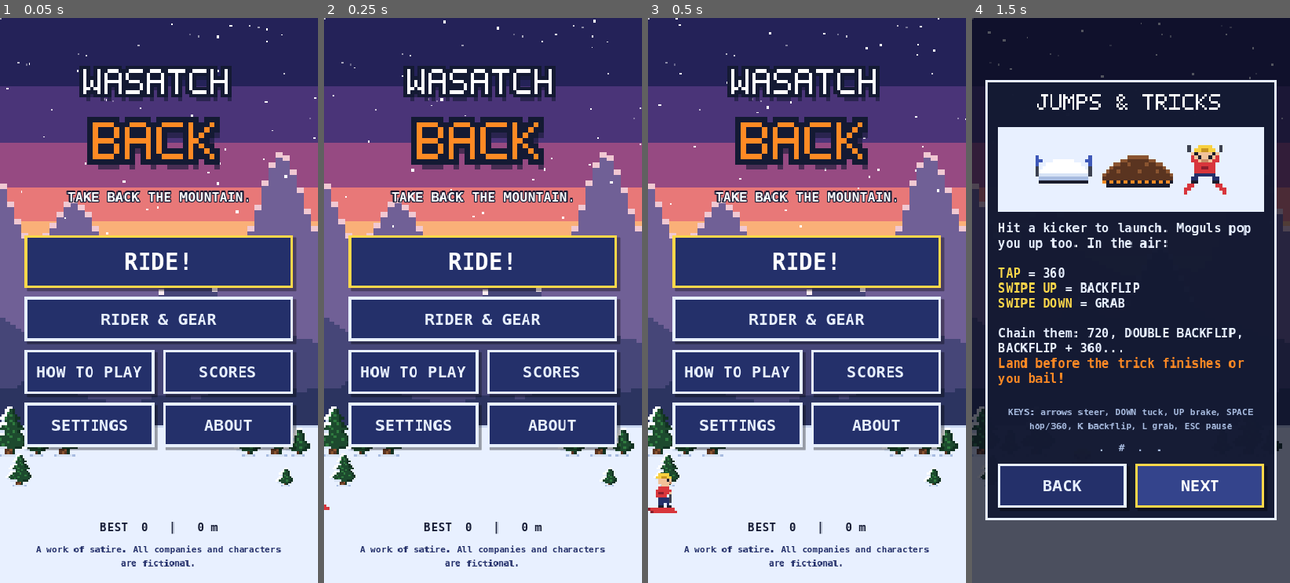
Above: before the commit, frames 1-4 (left to right).
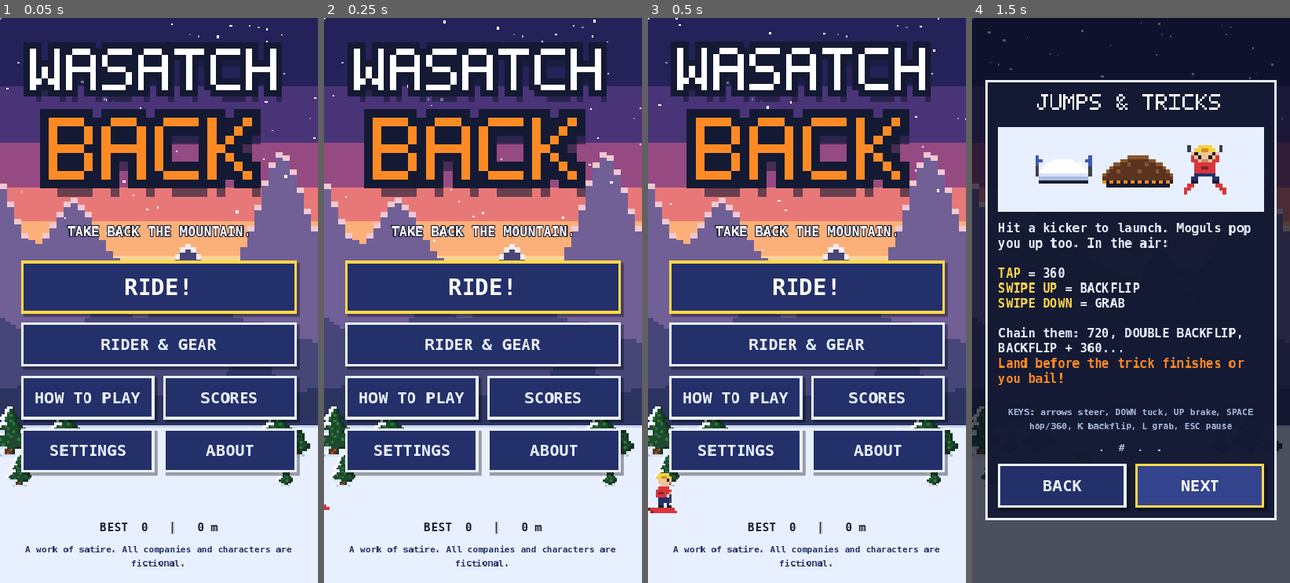
Above: after the commit, the same moments.

Repository: wditzig/Wasatch-back
Game: Godot game, scene res://scenes/main_menu.tscn
The game is run twice, just before and just after one commit, with the same random seed, the same clock (stepped at 60 frames per second) and the same inputs.
Inputs (mouse positions are in pixels of both pictures, inside the frame that each line leads up to):
- Up to frame 1 (0.05 s): no input
- Up to frame 2 (0.25 s): no input
- Up to frame 3 (0.5 s): no input
- Up to frame 4 (1.5 s): tap Enter (ui_accept) at 0.5 s; move the mouse to (1200, 272) at 0.52 s; hold Right (steer_right) 0.53-1.25 s; tap Tab at 0.6 s; click (1200, 272) at 0.67 s; tap Space (jump) at 0.77 s; tap Backspace at 0.8 s; click "NEXT" at 1.25 s

The runs differ from the first frame. In frame 1, 38% of the frame differs, in the area x 6-95%, y 4-98%; in frame 2, 38%; in frame 3, 39%; in frame 4, nothing differs.

Commit message:
Bigger title logo; arcade initials entry for top-10 scores
- Title logo roughly 1.6x larger with a gentle pulse
- Top-10 runs open a TOP 10! screen: three letter slots with big
  up/down arrows (works on phones without the on-screen keyboard),
  typing / arrow keys / Enter on desktop. Remembers your last initials.
- Space/R can't skip the entry screen by accident
- High scores show initials in an aligned table

Co-Authored-By: Claude Opus 5.5 <noreply@anthropic.com>
Claude-Session: https://claude.ai/code/session_018PNNhvsfnGstMzLtBVFDx1

Diff:
--- a/scripts/autoload/art.gd
+++ b/scripts/autoload/art.gd
@@ -157,6 +157,8 @@
 		"speckle": return _speckle()
 		"pixel": return _pixel()
 		"shadow_soft": return _shadow_soft()
+		"arrow_up": return _arrow(true)
+		"arrow_down": return _arrow(false)
 		"ground_detail": return _ground_detail()
 		"d_treads": return _treads()
 		"d_corduroy": return _corduroy()
@@ -396,6 +398,13 @@
 	return img
 
 # ---------------------------------------------------------------- environment
+func _arrow(up: bool) -> Image:
+	var img := _img(11, 6)
+	for y in 6:
+		var row := y if up else 5 - y
+		_r(img, 5 - row, y, row * 2 + 1, 1, "W")
+	return img
+
 func _shadow_soft() -> Image:
 	# Soft elliptical contact shadow; sun from the upper-left.
 	var img := _img(32, 8)
--- a/scripts/autoload/game_state.gd
+++ b/scripts/autoload/game_state.gd
@@ -23,6 +23,7 @@
 var total_tokens := 0
 var runs := 0
 var seen_tutorial := false
+var last_initials := "AAA"
 
 var _shot_dir := ""
 var _shot_every := 2.0
@@ -81,6 +82,7 @@
 	total_tokens = cf.get_value("profile", "total_tokens", 0)
 	runs = cf.get_value("profile", "runs", 0)
 	seen_tutorial = cf.get_value("profile", "seen_tutorial", false)
+	last_initials = cf.get_value("profile", "last_initials", "AAA")
 	high_scores = cf.get_value("scores", "list", [])
 	var s: Dictionary = cf.get_value("settings", "values", {})
 	for k in s.keys():
@@ -99,6 +101,7 @@
 	cf.set_value("profile", "total_tokens", total_tokens)
 	cf.set_value("profile", "runs", runs)
 	cf.set_value("profile", "seen_tutorial", seen_tutorial)
+	cf.set_value("profile", "last_initials", last_initials)
 	cf.set_value("scores", "list", high_scores)
 	cf.set_value("settings", "values", settings)
 	cf.save(SAVE_PATH)
@@ -148,6 +151,7 @@
 		"rider": rider,
 		"cause": cause,
 		"phase": phase,
+		"initials": last_initials,
 		"date": Time.get_date_string_from_system(),
 	}
 	high_scores.append(entry)
@@ -162,7 +166,16 @@
 		if not before[o["id"]] and is_unlocked(o["id"]):
 			unlocked.append(o["name"])
 	save_game()
-	return {"rank": rank, "new_best": new_best, "unlocked": unlocked}
+	return {"rank": rank, "new_best": new_best, "unlocked": unlocked, "entry": entry if rank >= 0 else {}}
+
+## Stores initials on a high-score entry (and remembers them for next time).
+func set_initials(entry: Dictionary, initials: String) -> void:
+	initials = initials.strip_edges().to_upper().substr(0, 3)
+	if initials == "":
+		initials = "???"
+	entry["initials"] = initials
+	last_initials = initials
+	save_game()
 
 func vibrate(ms: int) -> void:
 	if settings.get("haptics", true) and (OS.has_feature("android") or OS.has_feature("ios") or OS.has_feature("web_android")):
--- a/scripts/game/game.gd
+++ b/scripts/game/game.gd
@@ -267,6 +267,8 @@
 			_set_paused(not get_tree().paused)
 		return
 	if state == State.OVER:
+		if hud.is_entering_initials():
+			return
 		if event.is_action_pressed("restart") or event.is_action_pressed("jump") or event.is_action_pressed("ui_accept"):
 			_restart()
 		return
--- a/scripts/ui/hud.gd
+++ b/scripts/ui/hud.gd
@@ -173,6 +173,10 @@
 	combo_bar.position = combo_bar_bg.position
 
 func _process(delta: float) -> void:
+	if _entering and _slot < _slot_letters.size():
+		_blink += delta
+		for i in _slot_letters.size():
+			_slot_letters[i].modulate.a = (0.45 + 0.55 * absf(cos(_blink * 4.0))) if i == _slot else 1.0
 	_layout()
 	ticker_l.position.x -= 48.0 * delta
 	if ticker_l.position.x < -ticker_l.size.x:
@@ -288,10 +292,158 @@
 	over_ov = UI.overlay(root, 320)
 	over_ov["root"].visible = false
 
+const CHARSET := "ABCDEFGHIJKLMNOPQRSTUVWXYZ0123456789-!"
+var _entering := false
+var _initials: Array = ["A", "A", "A"]
+var _slot := 0
+var _slot_boxes: Array = []
+var _slot_letters: Array = []
+var _blink := 0.0
+var _initials_done: Callable
+
+func is_entering_initials() -> bool:
+	return _entering
+
 func show_game_over(title: String, cause: String, score: int, meters: float, tokens: int, rec: Dictionary, best: int, share_data: Dictionary = {}) -> void:
+	var results := func(): _show_results(title, cause, score, meters, tokens, rec, best, share_data)
+	if int(rec.get("rank", -1)) >= 0 and not rec.get("entry", {}).is_empty():
+		_show_initials(rec, score, results)
+	else:
+		results.call()
+
+func _clear_over() -> VBoxContainer:
 	var vb: VBoxContainer = over_ov["box"]
 	for c in vb.get_children():
+		vb.remove_child(c)
 		c.queue_free()
+	return vb
+
+func _pop_panel() -> void:
+	over_ov["root"].visible = true
+	over_ov["panel"].scale = Vector2(0.8, 0.8)
+	over_ov["panel"].pivot_offset = over_ov["panel"].size * 0.5
+	var tw := create_tween()
+	tw.tween_property(over_ov["panel"], "scale", Vector2.ONE, 0.25).set_trans(Tween.TRANS_BACK).set_ease(Tween.EASE_OUT)
+
+# ---------------------------------------------------------------- initials
+func _show_initials(rec: Dictionary, score: int, done: Callable) -> void:
+	_entering = true
+	_initials_done = func():
+		_entering = false
+		Game.set_initials(rec["entry"], "".join(_initials))
+		Sfx.play("combo")
+		done.call()
+	var start: String = Game.last_initials.to_upper()
+	for i in 3:
+		var c := start[i] if i < start.length() else "A"
+		_initials[i] = c if CHARSET.contains(c) else "A"
+	_slot = 0
+	var vb := _clear_over()
+	vb.add_child(UI.pixel_text("TOP 10!", 4.0, UI.GOLD))
+	vb.add_child(UI.label("HIGH SCORE #%d   -   %s" % [int(rec["rank"]) + 1, _fmt(score)], 15, Color.WHITE))
+	vb.add_child(UI.label("ENTER YOUR INITIALS", 13, UI.ICE))
+	var row := HBoxContainer.new()
+	row.alignment = BoxContainer.ALIGNMENT_CENTER
+	row.add_theme_constant_override("separation", 12)
+	vb.add_child(row)
+	_slot_boxes = []
+	_slot_letters = []
+	for i in 3:
+		var col := VBoxContainer.new()
+		col.add_theme_constant_override("separation", 4)
+		var up := _arrow_button("arrow_up", func(): _spin(i, 1))
+		var down := _arrow_button("arrow_down", func(): _spin(i, -1))
+		var box := PanelContainer.new()
+		box.custom_minimum_size = Vector2(76, 84)
+		box.mouse_filter = Control.MOUSE_FILTER_STOP
+		box.gui_input.connect(func(ev):
+			if (ev is InputEventMouseButton and ev.pressed) or (ev is InputEventScreenTouch and ev.pressed):
+				_slot = i
+				_refresh_slots())
+		var letter := TextureRect.new()
+		letter.expand_mode = TextureRect.EXPAND_IGNORE_SIZE
+		letter.stretch_mode = TextureRect.STRETCH_KEEP_ASPECT_CENTERED
+		letter.texture_filter = CanvasItem.TEXTURE_FILTER_NEAREST
+		letter.mouse_filter = Control.MOUSE_FILTER_IGNORE
+		box.add_child(letter)
+		col.add_child(up)
+		col.add_child(box)
+		col.add_child(down)
+		row.add_child(col)
+		_slot_boxes.append(box)
+		_slot_letters.append(letter)
+	var hint := "Tap the arrows" if OS.has_feature("mobile") or OS.has_feature("web_android") or OS.has_feature("web_ios") else "Type, or use the arrow keys"
+	vb.add_child(UI.label(hint, 11, UI.ICE))
+	var ok := UI.button("SAVE", func(): _initials_done.call(), 56)
+	ok.add_theme_font_size_override("font_size", 22)
+	vb.add_child(ok)
+	_refresh_slots()
+	_pop_panel()
+
+func _arrow_button(icon_id: String, cb: Callable) -> Button:
+	var b := Button.new()
+	b.icon = Art.tex(icon_id)
+	b.expand_icon = true
+	b.icon_alignment = HORIZONTAL_ALIGNMENT_CENTER
+	b.add_theme_constant_override("icon_max_width", 26)
+	b.custom_minimum_size = Vector2(76, 44)
+	b.focus_mode = Control.FOCUS_NONE
+	b.pressed.connect(cb)
+	return b
+
+func _spin(i: int, dir: int) -> void:
+	_slot = i
+	var idx := CHARSET.find(_initials[i])
+	_initials[i] = CHARSET[(idx + dir + CHARSET.length()) % CHARSET.length()]
+	Sfx.play("click", 0.0, -6.0)
+	_refresh_slots()
+
+func _refresh_slots() -> void:
+	for i in _slot_boxes.size():
+		var sb := StyleBoxFlat.new()
+		var sel: bool = i == _slot
+		sb.bg_color = UI.NAVY2 if not sel else UI.NAVY3
+		sb.border_color = UI.GOLD if sel else UI.SNOW
+		sb.set_border_width_all(4 if sel else 2)
+		sb.set_content_margin_all(6)
+		_slot_boxes[i].add_theme_stylebox_override("panel", sb)
+		_slot_letters[i].texture = Art.text_tex(_initials[i], UI.GOLD if sel else Color.WHITE)
+
+func _unhandled_input(event: InputEvent) -> void:
+	if not _entering or not (event is InputEventKey) or not event.pressed:
+		return
+	var k := event as InputEventKey
+	var handled := true
+	match k.keycode:
+		KEY_LEFT:
+			_slot = maxi(0, _slot - 1)
+		KEY_RIGHT, KEY_TAB:
+			_slot = mini(2, _slot + 1)
+		KEY_UP:
+			_spin(_slot, 1)
+		KEY_DOWN:
+			_spin(_slot, -1)
+		KEY_BACKSPACE:
+			_slot = maxi(0, _slot - 1)
+		KEY_ENTER, KEY_KP_ENTER:
+			_initials_done.call()
+			get_viewport().set_input_as_handled()
+			return
+		_:
+			var ch := String.chr(k.unicode).to_upper() if k.unicode > 0 else ""
+			if ch != "" and CHARSET.contains(ch):
+				_initials[_slot] = ch
+				Sfx.play("click", 0.0, -6.0)
+				_slot = mini(2, _slot + 1)
+			else:
+				handled = false
+	if handled:
+		_refresh_slots()
+		get_viewport().set_input_as_handled()
+
+# ---------------------------------------------------------------- results
+func _show_results(title: String, cause: String, score: int, meters: float, tokens: int, rec: Dictionary, best: int, share_data: Dictionary) -> void:
+	var vb := _clear_over()
 	var col := UI.RED if title == "ACQUIRED!" else UI.ORANGE
 	vb.add_child(UI.pixel_text(title, 3.0 if title.length() <= 10 else 2.0, col))
 	vb.add_child(UI.label(cause, 13, UI.ICE))
@@ -308,7 +460,8 @@
 		tw.tween_property(nb, "modulate:a", 0.4, 0.4)
 		tw.tween_property(nb, "modulate:a", 1.0, 0.4)
 	elif int(rec.get("rank", -1)) >= 0:
-		vb.add_child(UI.label("HIGH SCORE #%d" % (int(rec["rank"]) + 1), 15, UI.GOLD))
+		var e: Dictionary = rec.get("entry", {})
+		vb.add_child(UI.label("HIGH SCORE #%d  -  %s" % [int(rec["rank"]) + 1, String(e.get("initials", ""))], 15, UI.GOLD))
 	for u in rec.get("unlocked", []):
 		vb.add_child(UI.label("UNLOCKED: %s" % u, 14, UI.GREEN))
 	var again := UI.button("RIDE AGAIN", func(): restart_requested.emit(), 58)
@@ -324,9 +477,5 @@
 		row.add_child(b)
 	vb.add_child(row)
 	vb.add_child(status)
-	over_ov["root"].visible = true
-	over_ov["panel"].scale = Vector2(0.8, 0.8)
-	over_ov["panel"].pivot_offset = Vector2(160, 200)
-	var tw2 := create_tween()
-	tw2.tween_property(over_ov["panel"], "scale", Vector2.ONE, 0.25).set_trans(Tween.TRANS_BACK).set_ease(Tween.EASE_OUT)
+	_pop_panel()
 	again.call_deferred("grab_focus")
--- a/scripts/ui/main_menu.gd
+++ b/scripts/ui/main_menu.gd
@@ -42,21 +42,27 @@
 	var margin := MarginContainer.new()
 	margin.set_anchors_and_offsets_preset(Control.PRESET_FULL_RECT)
 	for side in ["left", "right"]:
-		margin.add_theme_constant_override("margin_" + side, 28)
-	margin.add_theme_constant_override("margin_top", 54)
+		margin.add_theme_constant_override("margin_" + side, 24)
+	margin.add_theme_constant_override("margin_top", 28)
 	margin.add_theme_constant_override("margin_bottom", 16)
 	add_child(margin)
 	main_box = VBoxContainer.new()
 	main_box.add_theme_constant_override("separation", 10)
 	margin.add_child(main_box)
-	var title := UI.pixel_text("WASATCH", 4.0, Color.WHITE)
-	main_box.add_child(title)
-	var title2 := UI.pixel_text("BACK", 6.0, Color8(255, 138, 36))
-	main_box.add_child(title2)
+	# Big logo: WASATCH spans the width, BACK hits harder underneath.
+	var logo := VBoxContainer.new()
+	logo.add_theme_constant_override("separation", -6)
+	logo.add_child(UI.pixel_text("WASATCH", 6.8, Color.WHITE))
+	logo.add_child(UI.pixel_text("BACK", 10.0, Color8(255, 138, 36)))
+	main_box.add_child(logo)
+	var tw := logo.create_tween().set_loops()
+	logo.pivot_offset = Vector2(156, 100)
+	tw.tween_property(logo, "scale", Vector2(1.025, 1.025), 1.4).set_trans(Tween.TRANS_SINE)
+	tw.tween_property(logo, "scale", Vector2.ONE, 1.4).set_trans(Tween.TRANS_SINE)
 	var tag := UI.label("TAKE BACK THE MOUNTAIN.", 15, Color.WHITE, HORIZONTAL_ALIGNMENT_CENTER, 4)
 	main_box.add_child(tag)
 	var spacer := Control.new()
-	spacer.custom_minimum_size = Vector2(0, 14)
+	spacer.custom_minimum_size = Vector2(0, 4)
 	main_box.add_child(spacer)
 	var play := UI.button("RIDE!", _play, 60)
 	play.add_theme_font_size_override("font_size", 26)
@@ -248,11 +254,23 @@
 	vb.add_child(UI.pixel_text("HIGH SCORES", 2.0))
 	if Game.high_scores.is_empty():
 		vb.add_child(UI.label("No runs yet.\nThe mountain is waiting.", 14, UI.ICE))
+	var grid := GridContainer.new()
+	grid.columns = 5
+	grid.add_theme_constant_override("h_separation", 14)
+	grid.add_theme_constant_override("v_separation", 2)
 	for i in Game.high_scores.size():
 		var e: Dictionary = Game.high_scores[i]
 		var rider_tag := "SKI" if e.get("rider", "skier") == "skier" else "BRD"
 		var col := UI.GOLD if i == 0 else Color.WHITE
-		vb.add_child(UI.label("%2d. %8d  %5dm  %s" % [i + 1, int(e["score"]), int(e["distance"]), rider_tag], 14, col, HORIZONTAL_ALIGNMENT_LEFT))
+		var cells := ["%d." % (i + 1), String(e.get("initials", "---")), _fmt(int(e["score"])), "%dm" % int(e["distance"]), rider_tag]
+		var aligns := [HORIZONTAL_ALIGNMENT_RIGHT, HORIZONTAL_ALIGNMENT_LEFT, HORIZONTAL_ALIGNMENT_RIGHT, HORIZONTAL_ALIGNMENT_RIGHT, HORIZONTAL_ALIGNMENT_LEFT]
+		for k in cells.size():
+			var l := UI.label(cells[k], 15 if k == 1 else 14, col, aligns[k])
+			l.autowrap_mode = TextServer.AUTOWRAP_OFF
+			if k == 2:
+				l.size_flags_horizontal = Control.SIZE_EXPAND_FILL
+			grid.add_child(l)
+	vb.add_child(grid)
 	vb.add_child(HSeparator.new())
 	vb.add_child(UI.label("Runs: %d   Passes collected: %d\nBest distance: %d m" % [Game.runs, Game.total_tokens, int(Game.best_distance)], 12, UI.ICE))
 	if not Game.high_scores.is_empty():
@@ -265,6 +283,14 @@
 		vb.add_child(status)
 	vb.add_child(UI.button("BACK", _close, 44))
 	return ov
+
+func _fmt(n: int) -> String:
+	var s := str(n)
+	var out := ""
+	while s.length() > 3:
+		out = "," + s.substr(s.length() - 3) + out
+		s = s.substr(0, s.length() - 3)
+	return s + out
 
 # ---------------------------------------------------------------- settings
 func _build_settings() -> Dictionary:
